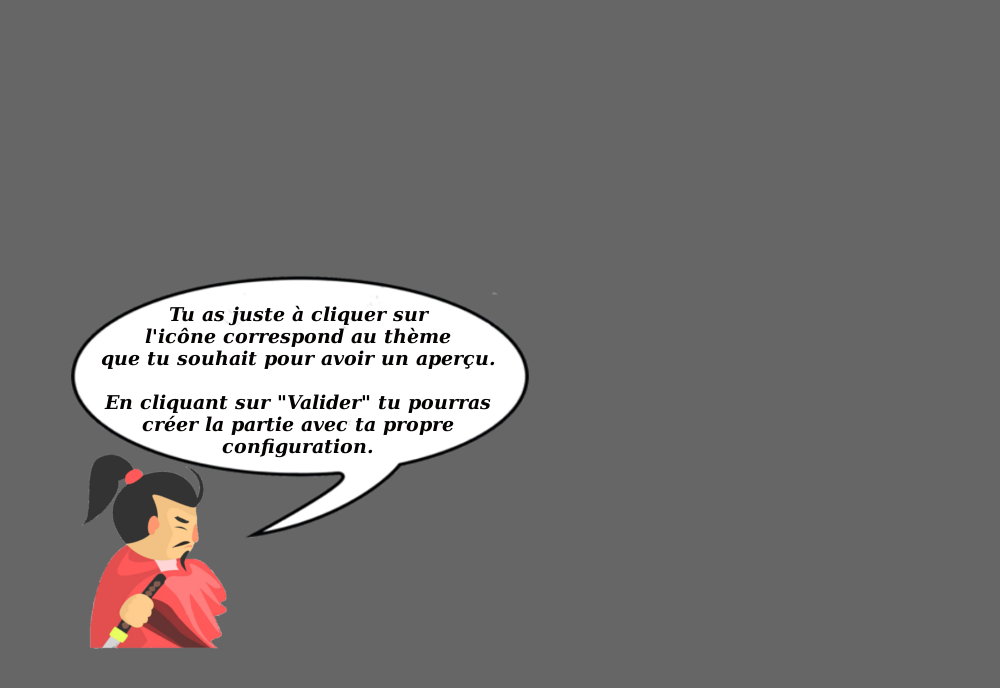
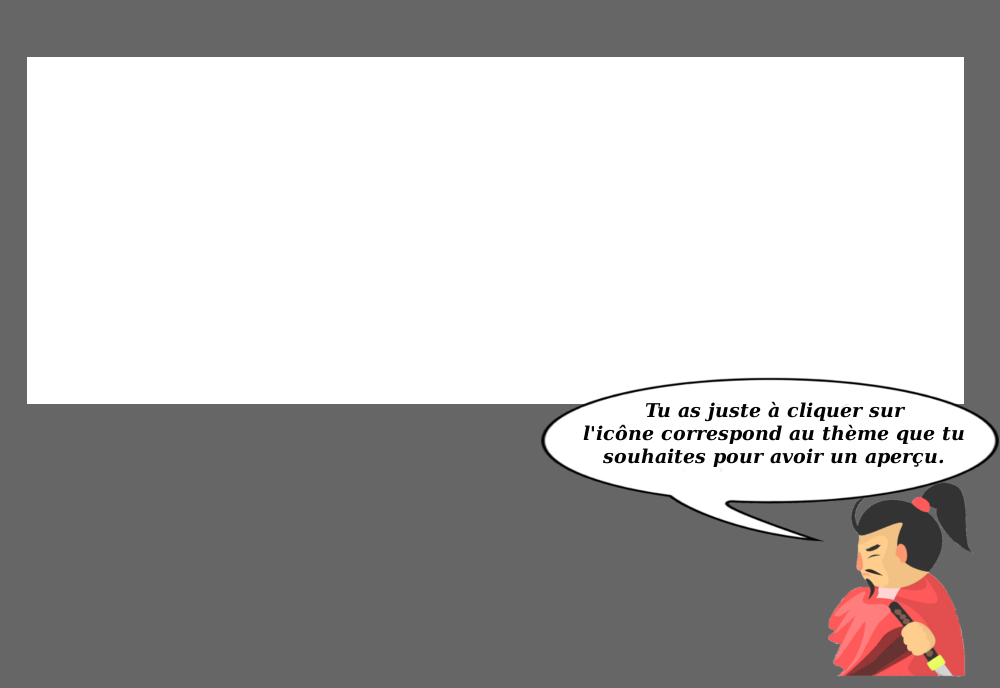
Before/after of a 1000 × 688 layered artwork. What changed in the layer stack:
painted on "Tu as juste à cliquer sur ..." over [101, 305, 964, 467]
painted on "Calque Copié" over [71, 275, 999, 542]
painted on "Transformation" over [81, 454, 974, 677]
painted on "Calque #1" over [27, 57, 964, 404]
